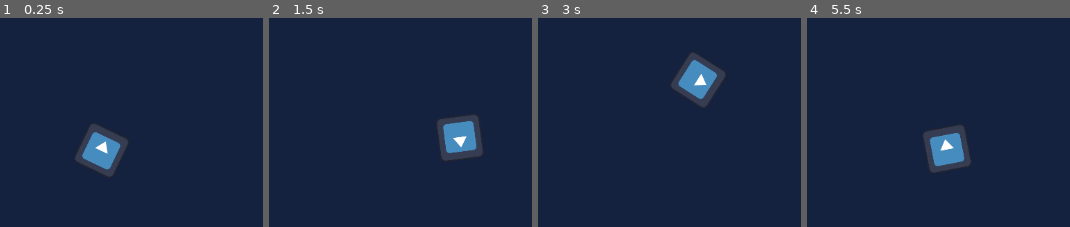
Above: before the commit, frames 1-4 (left to right).
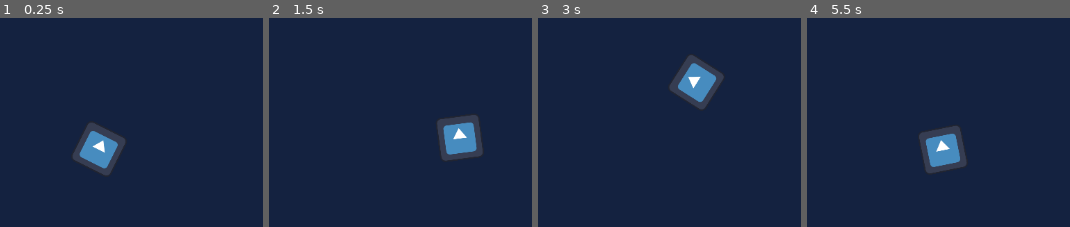
Above: after the commit, the same moments.

Repository: M1rceaDogaru/gwj-83
Game: Godot game, scene res://map/map.tscn
The game is run twice, just before and just after one commit, with the same random seed, the same clock (stepped at 60 frames per second) and the same inputs. The engine's default icon, where the game draws it, is replaced by a stand-in: a white triangle on a blue panel in a dark square.
Inputs (mouse positions are in pixels of both pictures, inside the frame that each line leads up to):
- Up to frame 1 (0.25 s): no input
- Up to frame 2 (1.5 s): move the mouse to (outside the picture) at 0.52 s; move the mouse to (outside the picture) at 1.27 s
- Up to frame 3 (3 s): move the mouse to (716, 49) at 2.02 s; move the mouse to (outside the picture) at 2.77 s
- Up to frame 4 (5.5 s): move the mouse to (outside the picture) at 3.52 s; move the mouse to (outside the picture) at 4.27 s; move the mouse to (946, 149) at 5.02 s

The runs differ from the first frame. In frame 1, 0.9% of the frame differs, in the area x 27-49%, y 50-77%; in frame 2, 0.5%; in frame 3, 1.1%; in frame 4, 1.2%, in the area x 42-63%, y 51-75%.

Commit message:
Improve player movement and facing

Diff:
--- a/src/player/player.gd
+++ b/src/player/player.gd
@@ -4,7 +4,12 @@
 
 func get_input():
 	look_at(get_global_mouse_position())
-	velocity = transform.x * speed
+	var delta = get_global_mouse_position() - transform.origin
+	$Sprite2D.flip_v = delta.x < 0
+	if delta.length() > 10:
+		velocity = transform.x * speed
+	else:
+		velocity = Vector2.ZERO
 
 func _physics_process(delta):
 	get_input()
